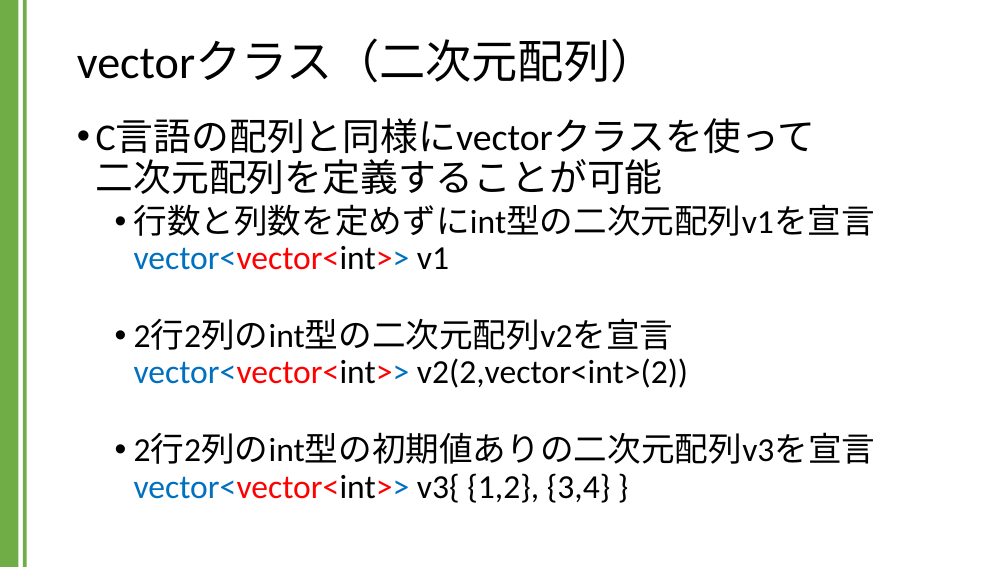
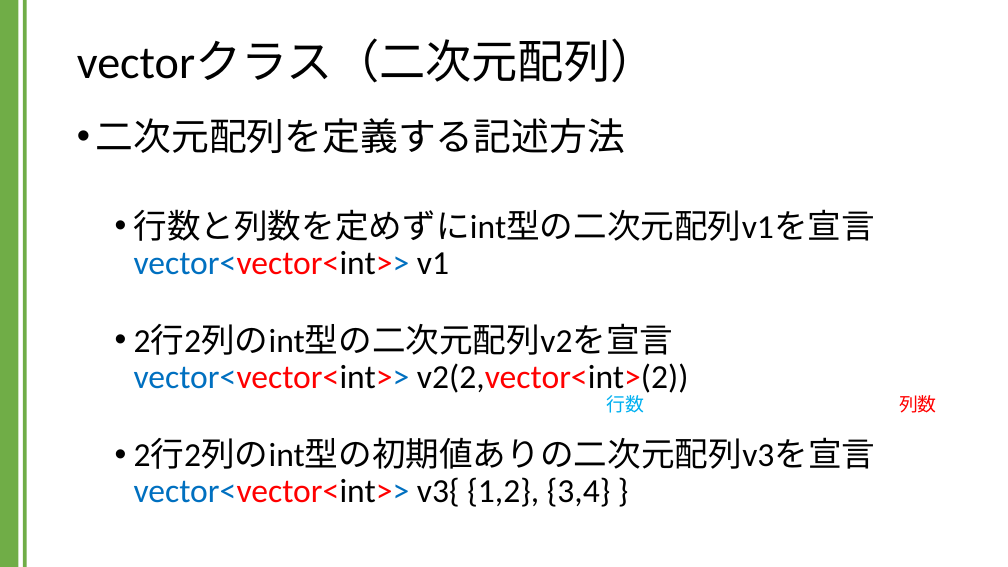
Before and after one commit to kic-murata/cpp2024, a slide deck: slide 30 of 授業資料/講義資料：Vectorクラス.pptx (slide 29 before the commit). Drawn at 1008x567 pixels with LibreOffice and Linux fonts; fonts in the diff are those of the drawing. Boxes give left, top, right and bottom in pixels: in the first picture for what was removed or moved away, otherwise in the second. Text is boxed around its words. In the diff, an @@ line names an element or a change of style, - is before the commit and + after.

```diff
--- a/授業資料/講義資料：Vectorクラス.pptx
+++ b/授業資料/講義資料：Vectorクラス.pptx
@@ text at [96, 118, 625, 153]: text changed @@
-• C言語の配列と同様にvectorクラスを使って
-  二次元配列を定義することが可能
+• 二次元配列を定義する記述方法
@@ text at [134, 324, 689, 396]: text colour #000000 to #FF0000 in "v2(2,vector<int>(2))" @@
@@ text added at [607, 395, 645, 413], 18 pt, text #00B0F0 @@
+行数
@@ text added at [899, 395, 937, 413], 18 pt, text #FF0000 @@
+列数
```
Also in this commit, not shown: 1 other slide changed, 1 slide added, 1 other file.
